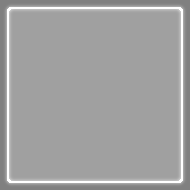
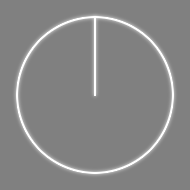
Before/after of a w=190, h=190 layered artwork. What changed in the layer stack:
added layer "Layer #5" above "Layer #4" over bbox(94, 16, 96, 96)
added layer "Layer #4" above "Layer #2" over bbox(89, 12, 101, 100)
showed "Layer #2", moved it above "Layer #1", painted on it over bbox(4, 4, 187, 186)
added layer "Layer #1" above "Layer #3" over bbox(11, 11, 179, 179)
hid "Pasted Layer copy" over bbox(7, 7, 183, 183)
removed layer "Pasted Layer" over bbox(3, 3, 187, 187)
hid "Layer" over bbox(9, 9, 181, 181)
